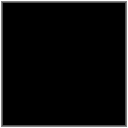
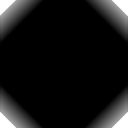
Revision of a layered 128×128 image; what changed, layer by layer:
added layer "New Layer#4" above "New Layer#3" over (0, 0, 128, 128)
added layer "New Layer#5" above "New Layer#2" over (0, 0, 128, 128)
hid "Neue Ebene#4" over (0, 0, 128, 128)
